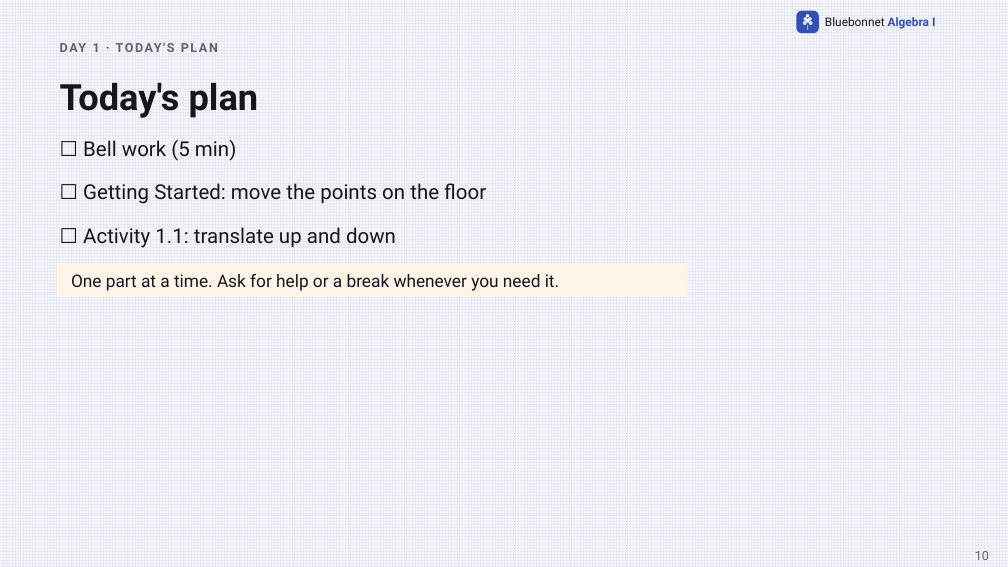
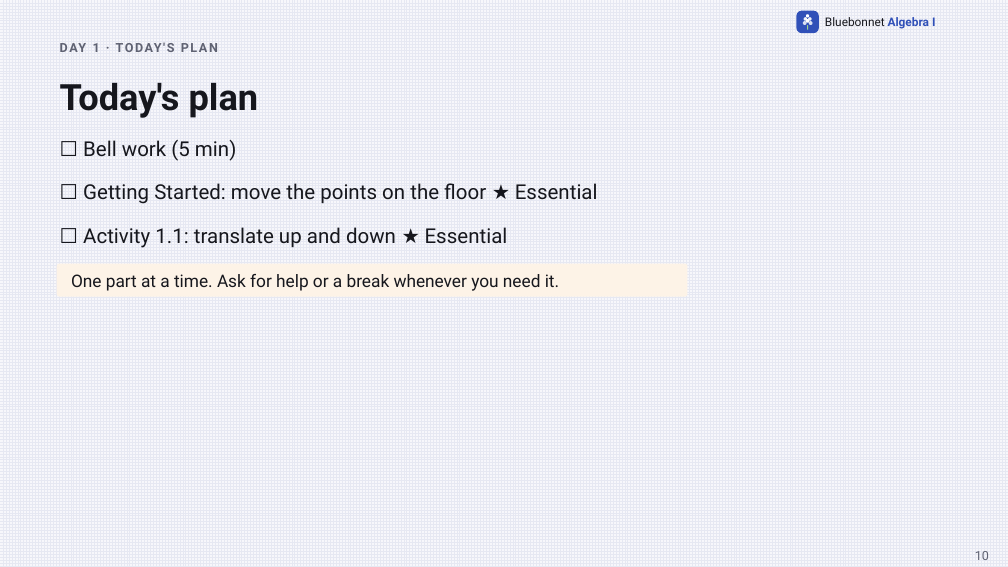
Before and after one commit to Apolloat2022/Algebra1M2U1L4, a slide deck: slide 10 of Section 504/t2-lesson1-transforming-linear-functions-504-catchup.pptx. Drawn at 1008x567 pixels with LibreOffice and Linux fonts; fonts in the diff are those of the drawing. Boxes give left, top, right and bottom in pixels: in the first picture for what was removed or moved away, otherwise in the second. Text is boxed around its words. In the diff, an @@ line names an element or a change of style, - is before the commit and + after.

```diff
--- a/Section 504/t2-lesson1-transforming-linear-functions-504-catchup.pptx
+++ b/Section 504/t2-lesson1-transforming-linear-functions-504-catchup.pptx
@@ text at (83,183,598,204): text changed @@
-☐ Getting Started: move the points on the floor
+☐ Getting Started: move the points on the floor ★ Essential
@@ text at (83,227,508,248): text changed @@
-☐ Activity 1.1: translate up and down
+☐ Activity 1.1: translate up and down ★ Essential
```
Also in this commit, not shown: 14 other slides changed, 56 other files.
